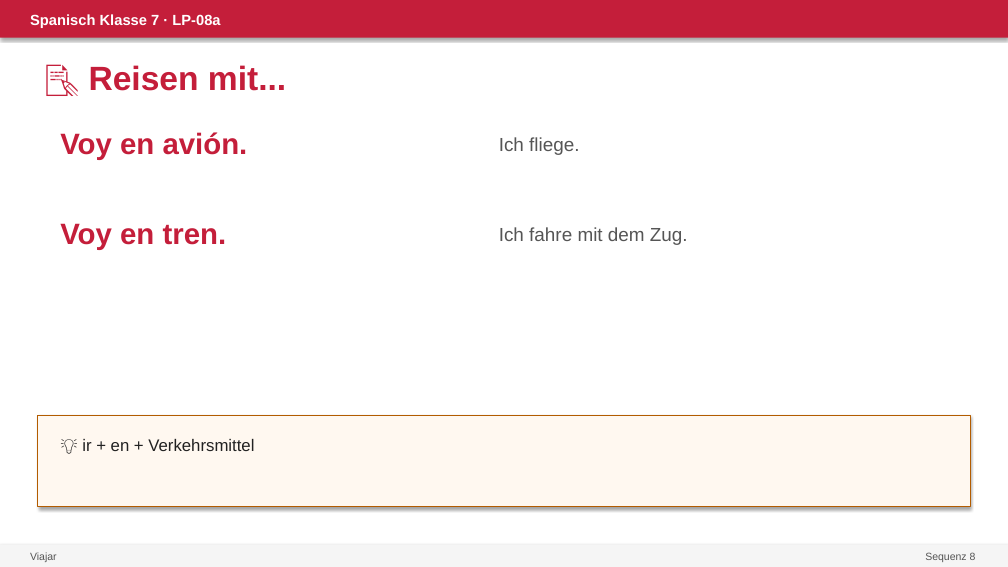
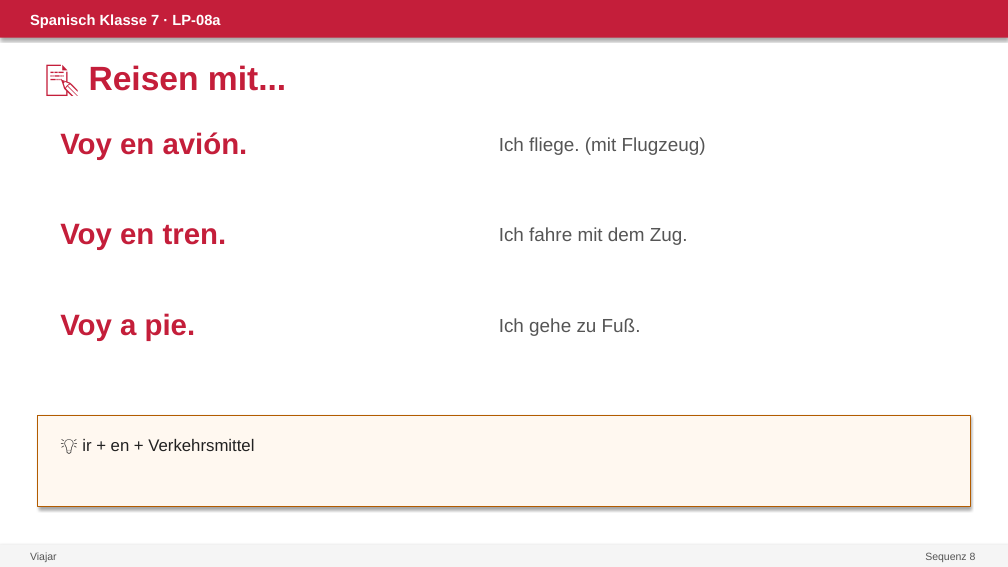
Before and after one commit to devbox42/sciencesim, a slide deck: slide 5 of projects/spanisch/kl07/sequenz-08-vacaciones/08a-viajar/PPT-08a.pptx (slide 3 before the commit). Drawn at 1008x567 pixels with LibreOffice and Linux fonts; fonts in the diff are those of the drawing. Boxes give left, top, right and bottom in pixels: in the first picture for what was removed or moved away, otherwise in the second. Text is boxed around its words. In the diff, an @@ line names an element or a change of style, - is before the commit and + after.

```diff
--- a/projects/spanisch/kl07/sequenz-08-vacaciones/08a-viajar/PPT-08a.pptx
+++ b/projects/spanisch/kl07/sequenz-08-vacaciones/08a-viajar/PPT-08a.pptx
@@ text at (x1=499, y1=137, x2=706, y2=155): text changed @@
-Ich fliege.
+Ich fliege. (mit Flugzeug)
@@ text added at (x1=60, y1=313, x2=196, y2=341), 28 pt, text #C41E3A, bold @@
+Voy a pie.
@@ text added at (x1=499, y1=318, x2=641, y2=336), 18 pt, text #555555 @@
+Ich gehe zu Fuß.
```
Also in this commit, not shown: 2 other slides changed, 9 slides added, 32 other files.
